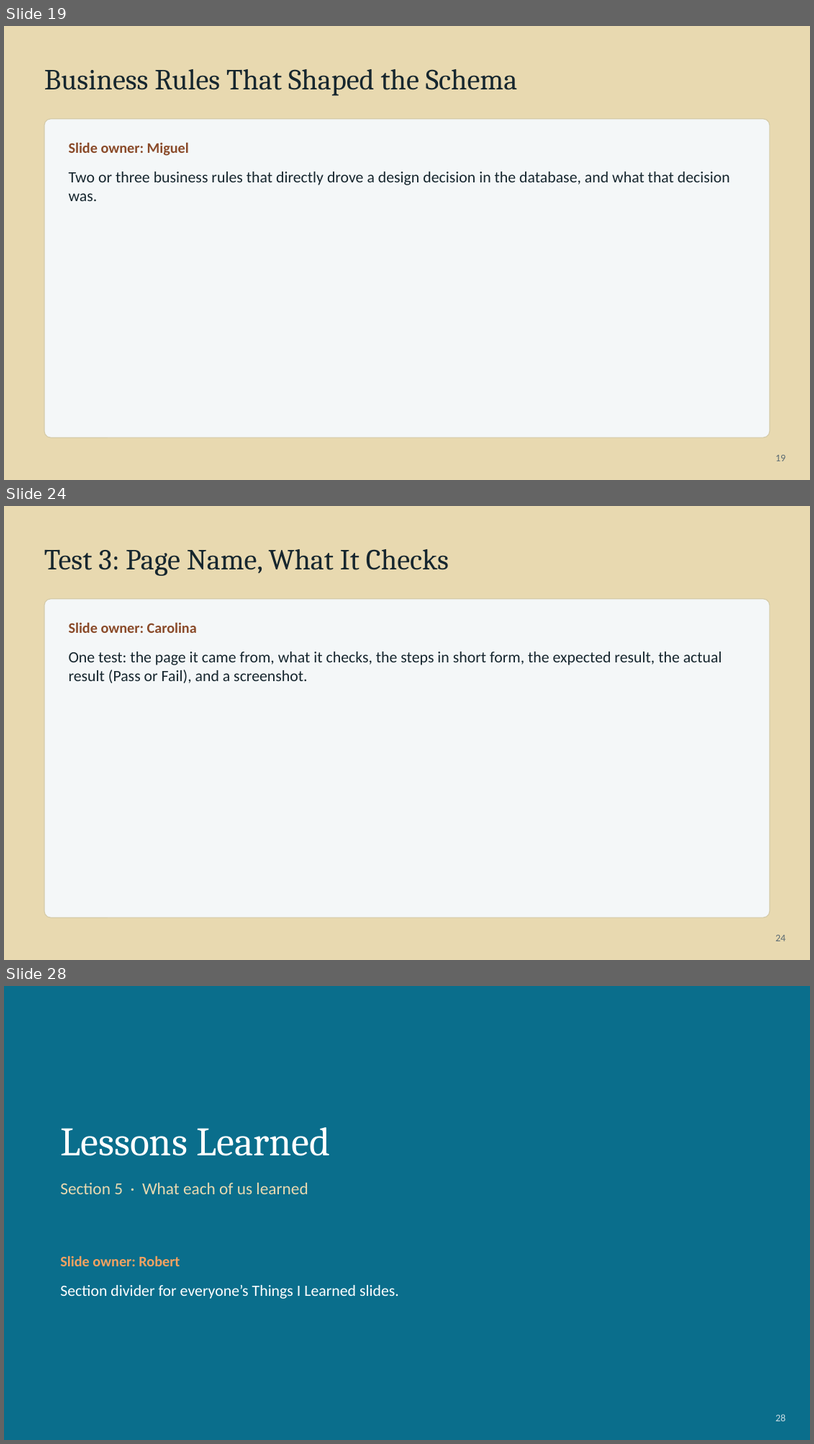
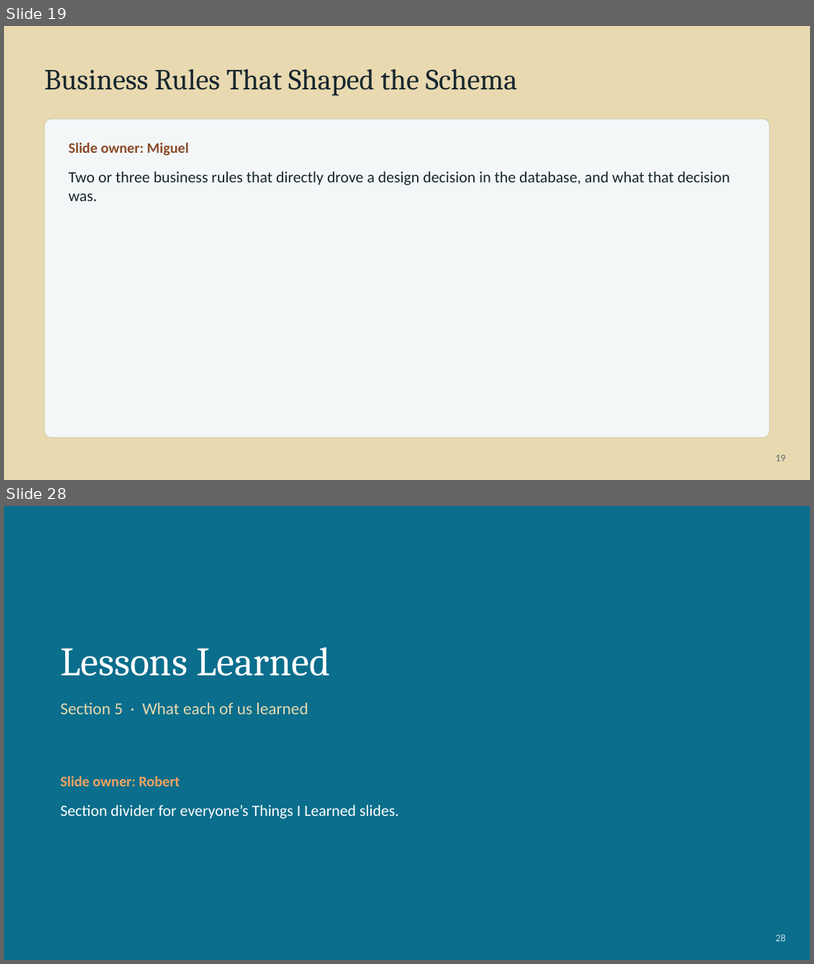
Before and after one commit to BobbyJoeCool/csd460-blueteam, a slide deck: Class_Information/Module-10/Presentation/QA-Presentation-Rodriguez.pptx. Shown one above the other, each under a label of ours: slides 19, 24 and 28 before the commit, slides 19 and 28 after it; the slides between them are not shown. The pictures are 814x1444 and 814x964 pixels, drawn with LibreOffice and Linux fonts; fonts in the diff are those of the drawing. Boxes give left, top, right and bottom in pixels: in the first picture for what was removed or moved away, otherwise in the second. Text is boxed around its words. In the diff, an @@ line names an element or a change of style, - is before the commit and + after.

```diff
--- a/Class_Information/Module-10/Presentation/QA-Presentation-Rodriguez.pptx
+++ b/Class_Information/Module-10/Presentation/QA-Presentation-Rodriguez.pptx
@@ slide 24 removed at <box>4,506,810,960</box>, background #E8D9B0 @@
@@ text removed at <box>44,549,449,576</box> @@
-Test 3: Page Name, What It Checks
@@ rounded rectangle removed at <box>44,599,770,917</box> @@
@@ text removed at <box>69,622,723,683</box> @@
-Slide owner: Carolina
-One test: the page it came from, what it checks, the steps in short form, the expected result, the actual result (Pass or Fail), and a screenshot.
@@ text removed at <box>776,934,786,941</box> @@
-24
```
Also in this commit, not shown: 10 slides changed, 1 slide added.
